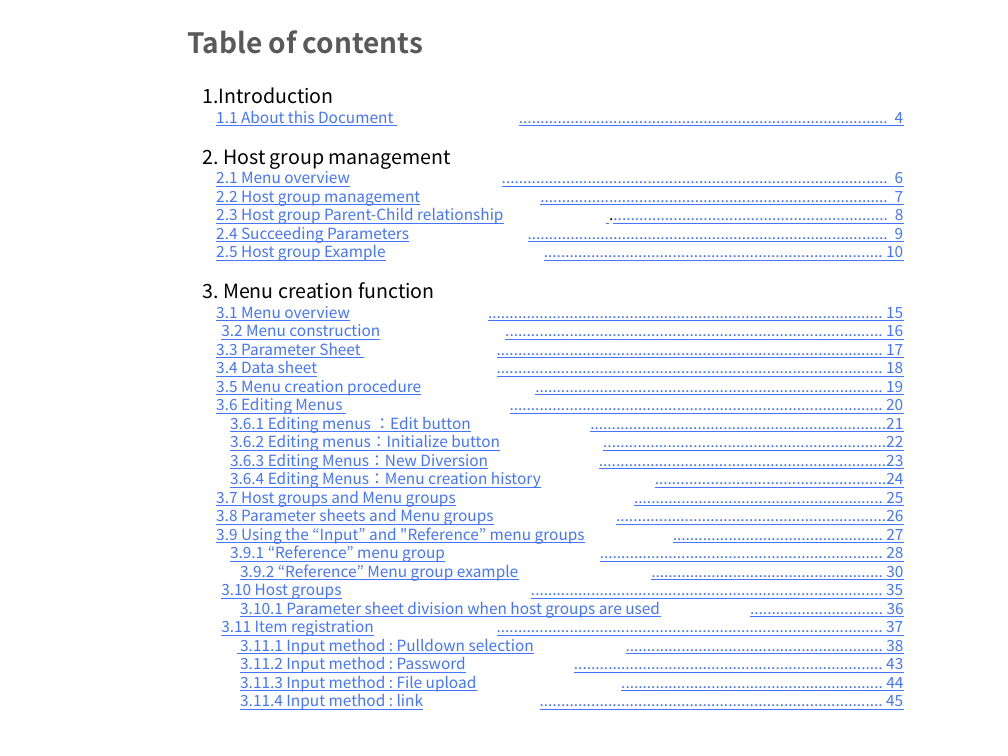
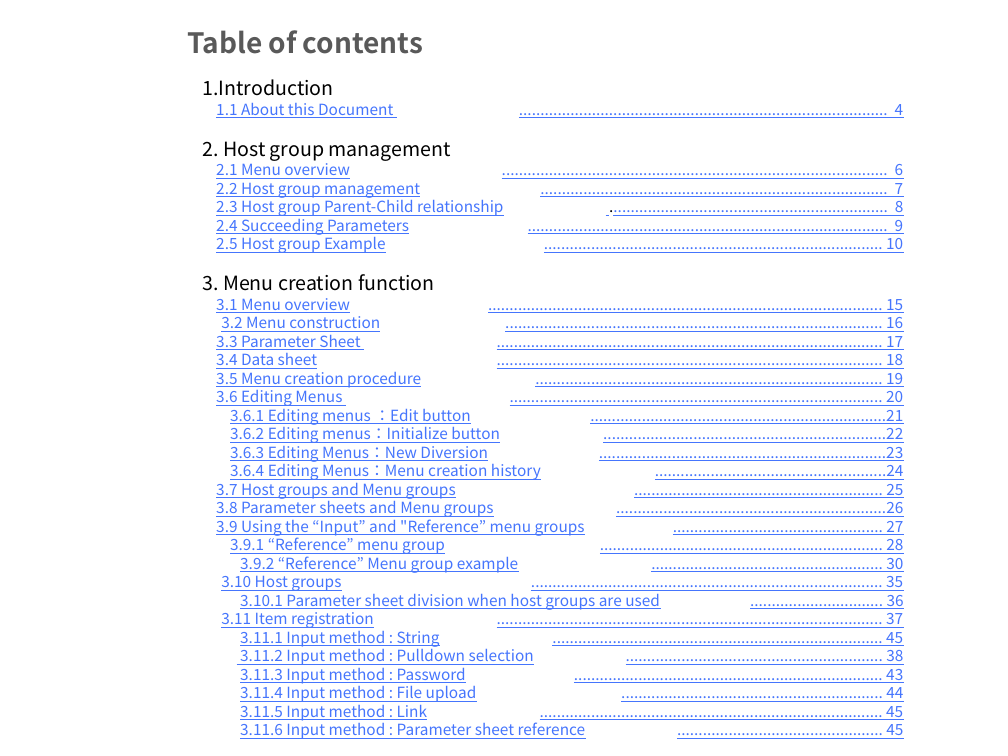
Before and after one commit to exastro-suite/it-automation-docs, a slide deck: slide 2 of asset/Learn/ITA-hg-ps_classroom_lecture_EN.pptx. Drawn at 1008x756 pixels with LibreOffice and Linux fonts; fonts in the diff are those of the drawing; background and template pictures are left out. Boxes give left, top, right and bottom in pixels: in the first picture for what was removed or moved away, otherwise in the second. Text is boxed around its words. In the diff, an @@ line names an element or a change of style, - is before the commit and + after.

```diff
--- a/asset/Learn/ITA-hg-ps_classroom_lecture_EN.pptx
+++ b/asset/Learn/ITA-hg-ps_classroom_lecture_EN.pptx
@@ text "1.Introduction": place and size @@
-text "1.Introduction" at bbox=[202, 87, 904, 710]
+text "1.Introduction" at bbox=[202, 79, 904, 721]
@@ text at bbox=[240, 627, 903, 721]: text changed @@
-3.11.1 Input method : Pulldown selection ............................................................ 38
-3.11.2 Input method : Password ........................................................................ 43
-3.11.3 Input method : File upload ............................................................. 44
-3.11.4 Input method : link ................................................................................ 45
+3.11.1 Input method : String ............................................................................. 45
+3.11.2 Input method : Pulldown selection ............................................................ 38
+3.11.3 Input method : Password ........................................................................ 43
+3.11.4 Input method : File upload ............................................................. 44
+3.11.5 Input method : Link ................................................................................ 45
+3.11.6 Input method : Parameter sheet reference ................................................ 45
```
Also in this commit, not shown: 9 other slides changed, 3 slides added, 2 slides removed, 11 other files.
